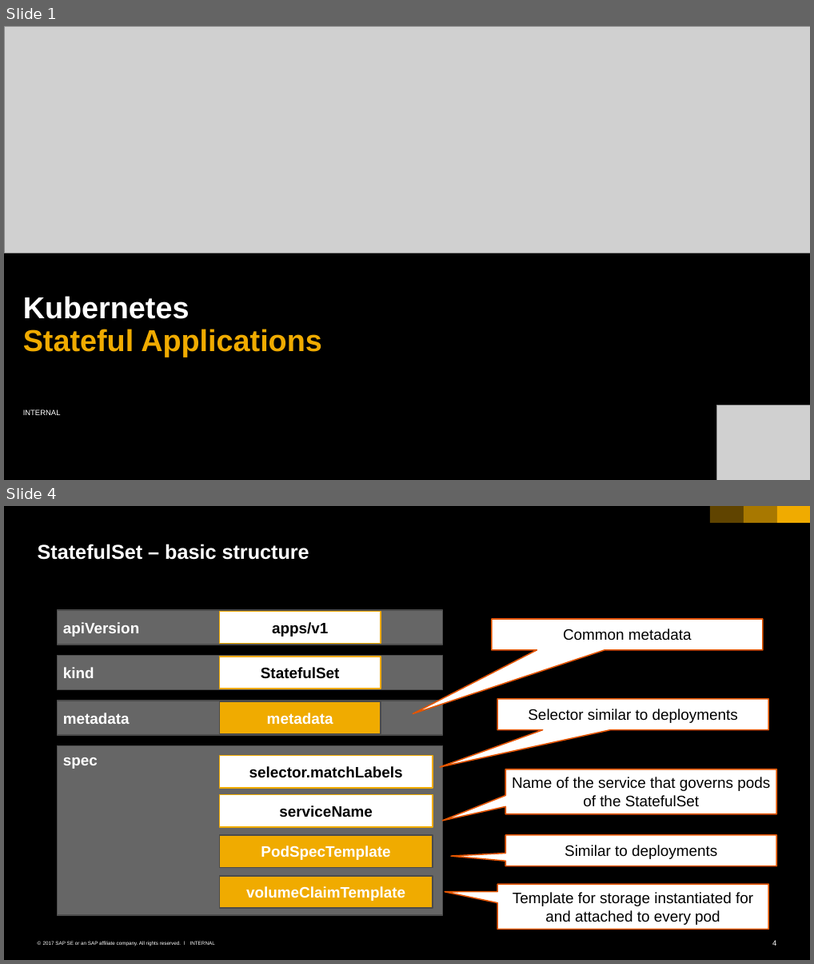
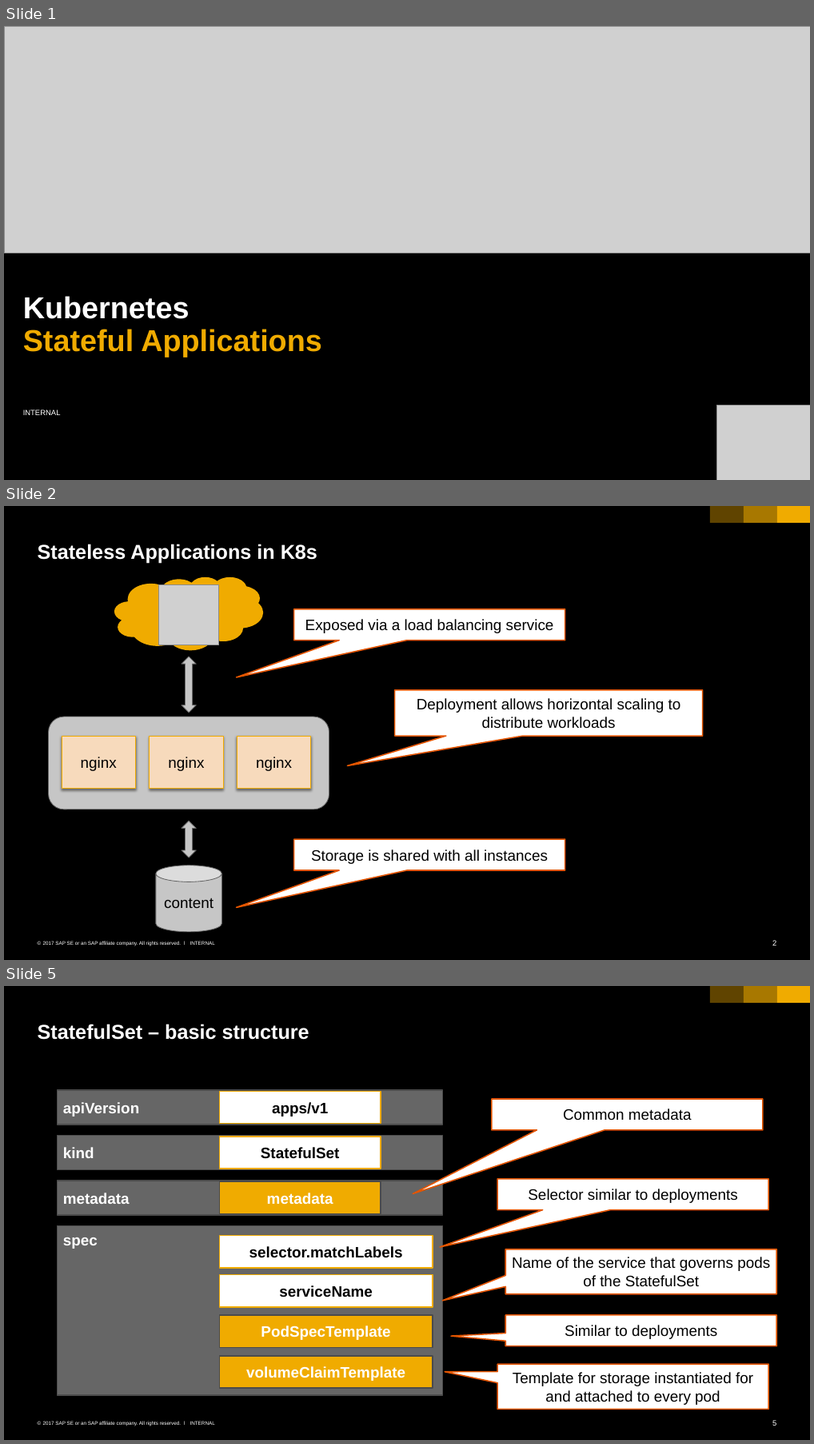
Before and after one commit to cuijiyao01/docker-k8s-training, a slide deck: kubernetes/10_statefulset.pptx. Shown one above the other, each under a label of ours: slides 1 and 4 before the commit, slides 1, 2 and 5 after it; the slides between them are not shown. The pictures are 814x964 and 814x1444 pixels, drawn with LibreOffice and Linux fonts; fonts in the diff are those of the drawing; grey boxes stand for pictures; background and template pictures are left out. Boxes give left, top, right and bottom in pixels: in the first picture for what was removed or moved away, otherwise in the second. Text is boxed around its words. In the diff, an @@ line names an element or a change of style, - is before the commit and + after.

```diff
--- a/kubernetes/10_statefulset.pptx
+++ b/kubernetes/10_statefulset.pptx
@@ slide 2 added at (4,506,810,960), background #000000; not listed: 6 template elements that a slide beside it also shows @@
@@ title added at (38,544,318,564), 24 pt, text #FFFFFF, bold @@
+Stateless Applications in K8s
@@ cloud added at (114,576,263,650), fill #F0AB00 @@
@@ picture added at (158,584,219,645) @@
@@ speech box added at (294,608,566,640), fill #FFFFFF, outline #E35500 1.5 pt, 18 pt, text #000000 @@
+Exposed via a load balancing service
@@ up down arrow added at (182,656,196,712), fill #C6C6C6, outline #666666 0.79 pt @@
@@ speech box added at (394,690,702,736), fill #FFFFFF, outline #E35500 1.5 pt, 18 pt, text #000000 @@
+Deployment allows horizontal scaling to distribute workloads
@@ group added at (48,716,329,809): 3 rectangles, 1 rounded rectangle @@
+nginx
+nginx
+nginx
@@ up down arrow added at (182,820,196,857), fill #C6C6C6, outline #666666 0.79 pt @@
@@ speech box added at (294,839,566,870), fill #FFFFFF, outline #E35500 1.5 pt, 18 pt, text #000000 @@
+Storage is shared with all instances
@@ cylinder added at (156,865,222,932), fill #C6C6C6, outline #666666 0.79 pt, 18 pt, text #000000 @@
+content
@@ what was slide 4 is now slide 5 @@
@@ page number at (773,1420,777,1425): text changed @@
-4
+5
```
Also in this commit, not shown: 1 slide changed, 2 other slides added, 1 slide removed.
